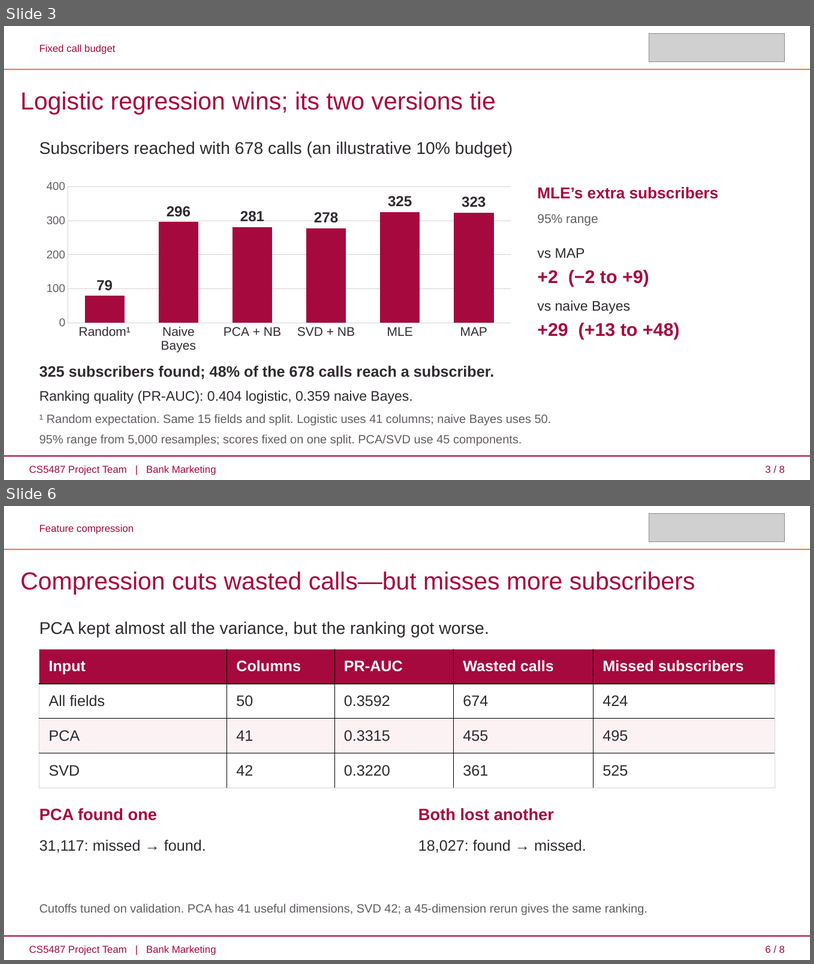
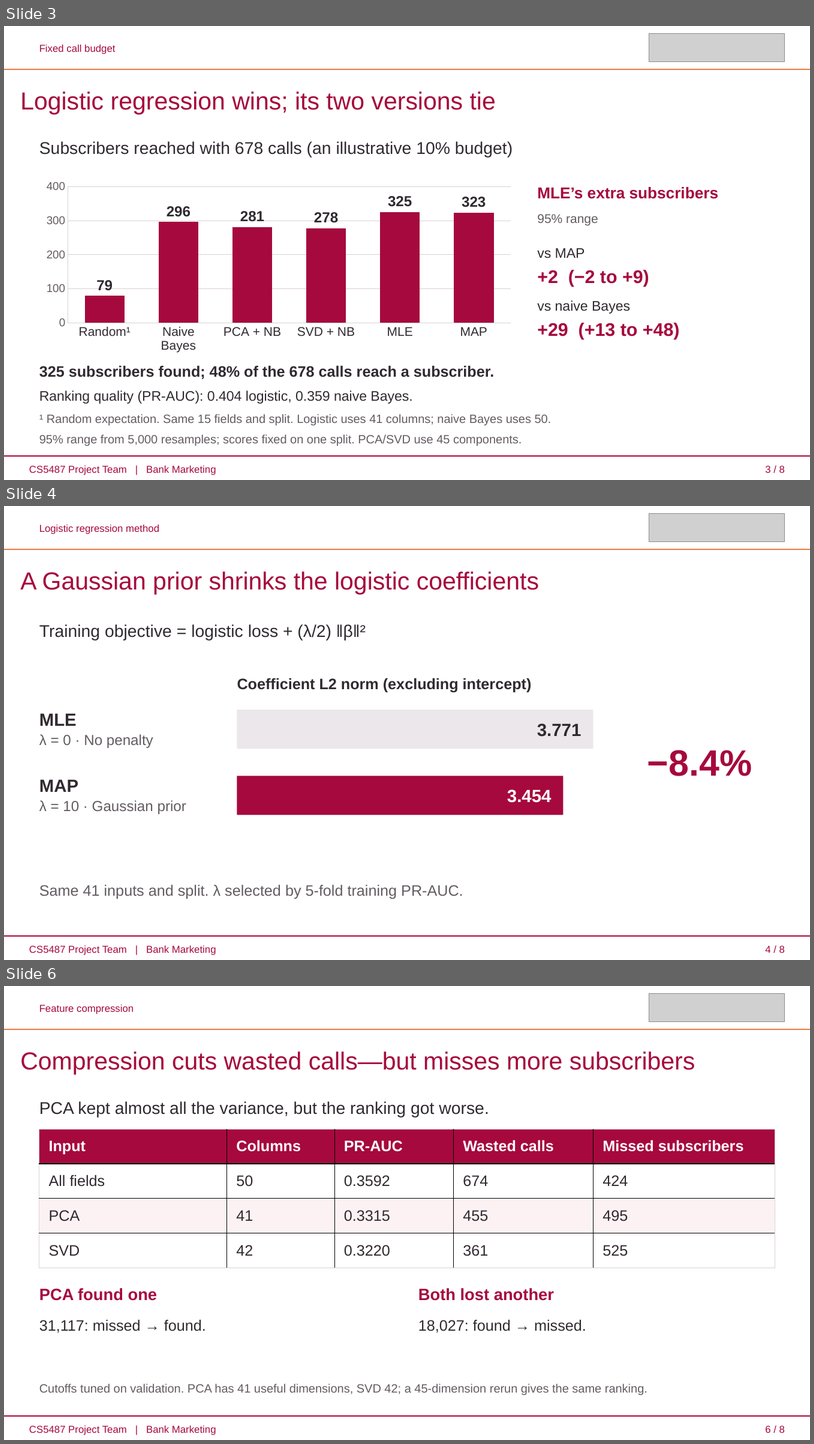
Before and after one commit to wzhnbsixsixsix/CS5487, a slide deck: 5487-PPT/CS5487_Bank_Marketing_ABCD_Final_Polished.pptx. Shown one above the other, each under a label of ours: slides 3 and 6 before the commit, slides 3, 4 and 6 after it; the slides between them are not shown. The pictures are 814x964 and 814x1444 pixels, drawn with LibreOffice and Linux fonts; fonts in the diff are those of the drawing; grey boxes stand for pictures. Boxes give left, top, right and bottom in pixels: in the first picture for what was removed or moved away, otherwise in the second. Text is boxed around its words. In the diff, an @@ line names an element or a change of style, - is before the commit and + after.

Commit message:
Visualize Member B logistic regression on slides 4 and 5

```diff
--- a/5487-PPT/CS5487_Bank_Marketing_ABCD_Final_Polished.pptx
+++ b/5487-PPT/CS5487_Bank_Marketing_ABCD_Final_Polished.pptx
@@ slide 4 added at [4,506,810,960], background #FFFFFF @@
@@ picture added at [650,513,786,541] @@
@@ text added at [39,525,159,534], 12 pt, text #A6093D @@
+Logistic regression method
@@ rectangle added at [4,549,810,550], fill #E66628 @@
@@ text added at [20,571,539,595], 29.2 pt, text #A6093D @@
+A Gaussian prior shrinks the logistic coefficients
@@ text added at [39,624,366,640], 20.2 pt, text #302A30 @@
+Training objective = logistic loss + (λ/2) ‖β‖²
@@ text added at [237,678,532,693], 18 pt, text #302A30, bold @@
+Coefficient L2 norm (excluding intercept)
@@ text added at [39,713,77,726], 21 pt, text #302A30, bold @@
+MLE
@@ rectangle added at [237,709,593,748], fill #EBE7EA, 21 pt, text #302A30, bold @@
+3.771
@@ text added at [39,734,153,748], 17.2 pt, text #635C62 @@
+λ = 0 · No penalty
@@ text added at [648,750,752,776], 43.5 pt, text #A6093D, bold @@
+−8.4%
@@ text added at [39,779,78,792], 21 pt, text #302A30, bold @@
+MAP
@@ rectangle added at [237,776,564,815], fill #A6093D, 21 pt, text #FFFFFF, bold @@
+3.454
@@ text added at [39,800,186,814], 17.2 pt, text #635C62 @@
+λ = 10 · Gaussian prior
@@ text added at [39,884,463,898], 18 pt, text #635C62 @@
+Same 41 inputs and split. λ selected by 5-fold training PR-AUC.
@@ rectangle added at [4,935,810,936], fill #A6093D @@
@@ text added at [29,945,216,955], 12 pt, text #A6093D @@
+CS5487 Project Team | Bank Marketing
@@ text added at [765,945,785,952], 12 pt, text #A6093D @@
+4 / 8
```
Also in this commit, not shown: 1 other slide added, 2 slides removed, 2 other files.
